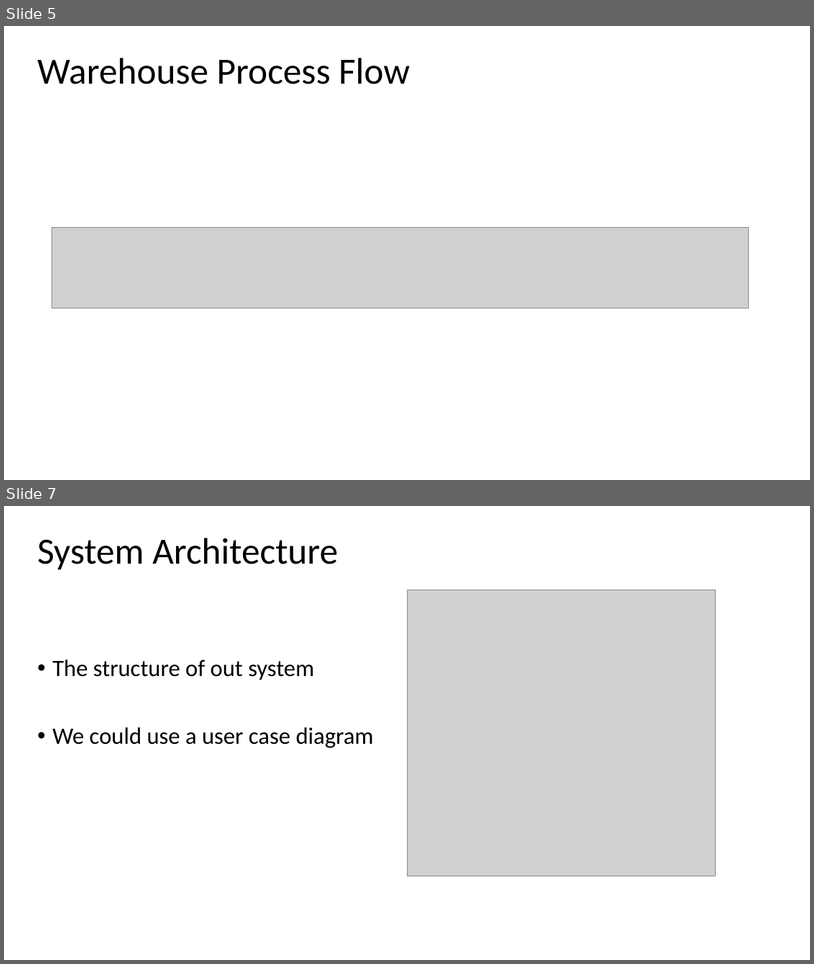
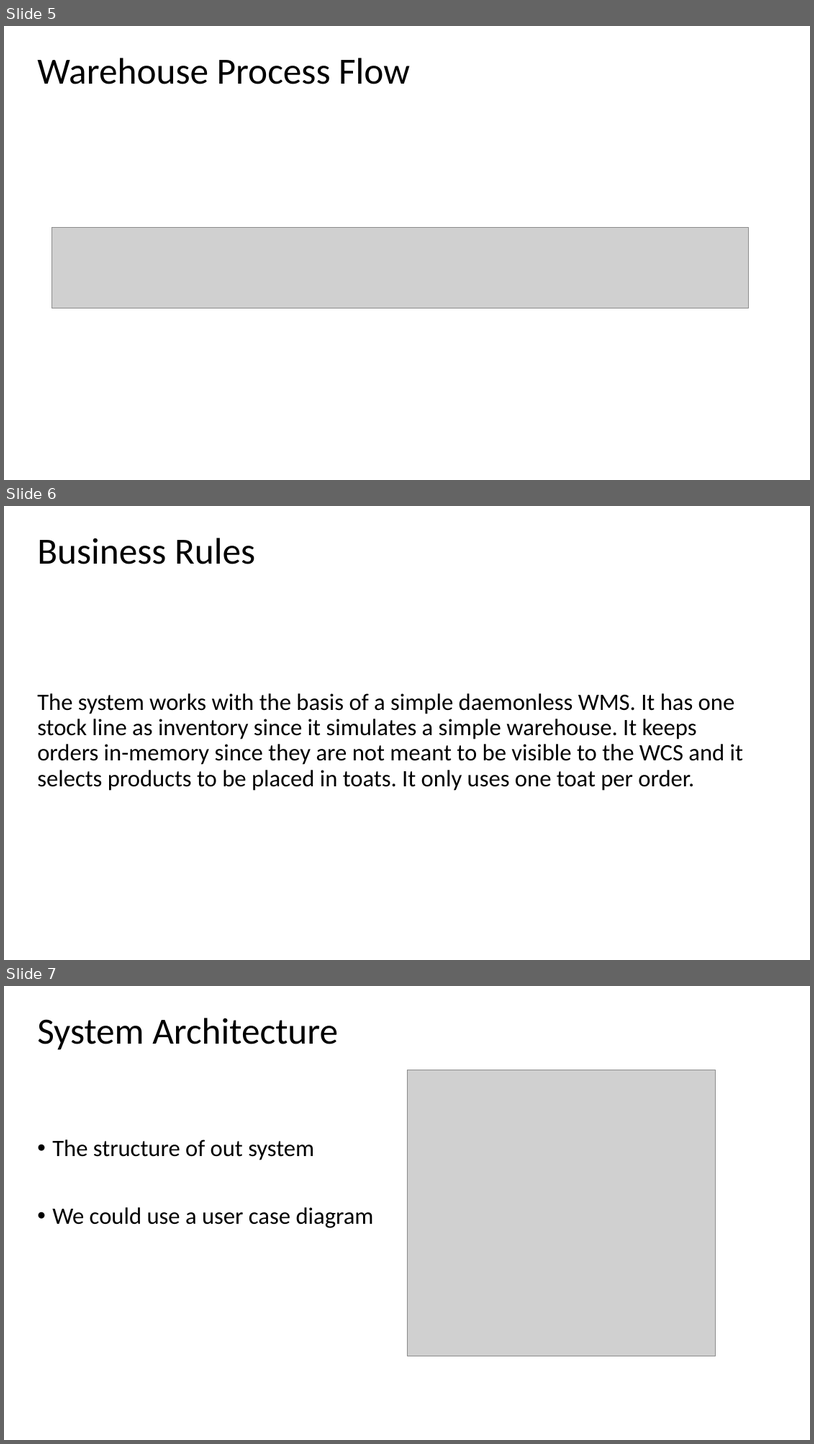
Before and after one commit to wallmenis/exercise, a slide deck: presentation/Presentation.pptx. Shown one above the other, each under a label of ours: slides 5 and 7 before the commit, slides 5, 6 and 7 after it; the slides between them are not shown. The pictures are 814x964 and 814x1444 pixels, drawn with LibreOffice and Linux fonts; fonts in the diff are those of the drawing; grey boxes stand for pictures; background and template pictures are left out. Boxes give left, top, right and bottom in pixels: in the first picture for what was removed or moved away, otherwise in the second. Text is boxed around its words. In the diff, an @@ line names an element or a change of style, - is before the commit and + after.

```diff
--- a/presentation/Presentation.pptx
+++ b/presentation/Presentation.pptx
@@ slide 6 added at <box>4,506,810,960</box>, background picture (left out) @@
@@ title added at <box>37,538,255,564</box>, 44 pt, text #000000 @@
+Business Rules
@@ subtitle added at <box>37,693,743,790</box>, 28 pt, text #000000 @@
+The system works with the basis of a simple daemonless WMS. It has one stock line as inventory since it simulates a simple warehouse. It keeps orders in-memory since they are not meant to be visible to the WCS and it selects products to be placed in toats. It only uses one toat per order.
```
Also in this commit, not shown: 2 slides changed, 3 other slides added, 4 slides removed.
